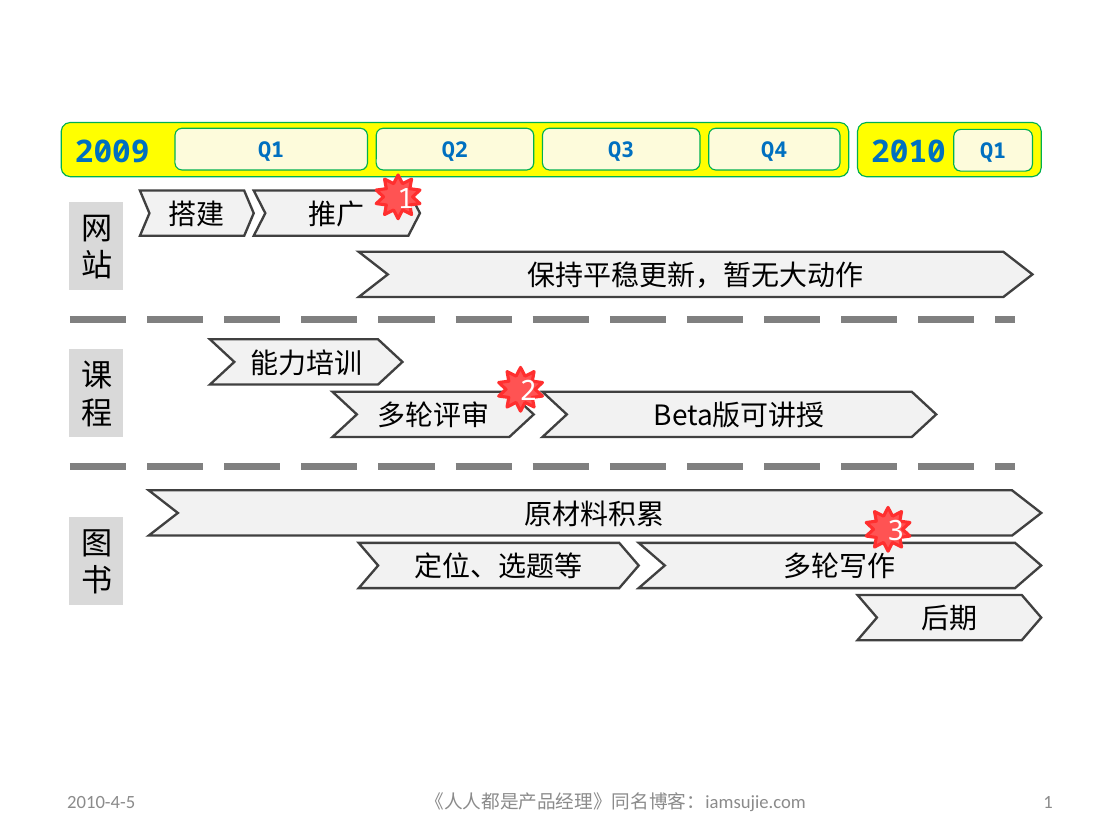
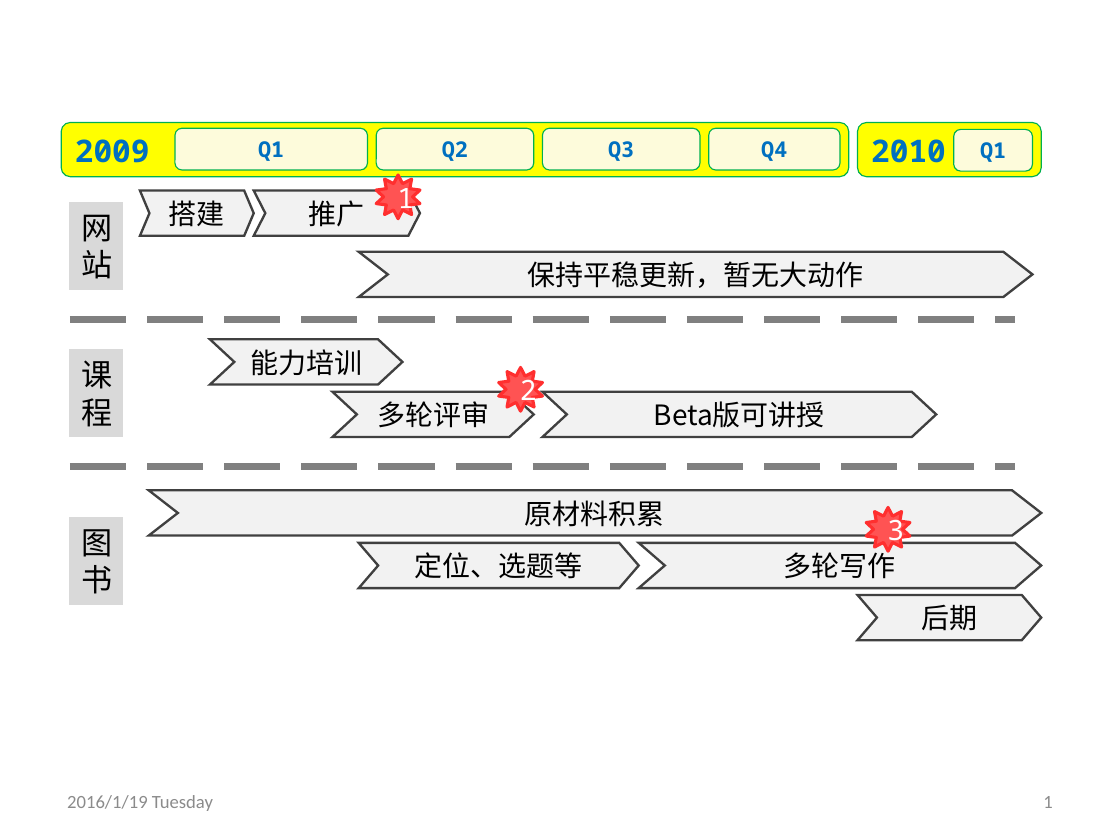
Before and after one commit to ishowman/book, a slide deck: slide 1 of PM/产品经理需求文档模版/产品经理的常用文档/201004 产品路标规划实例.pptx. Drawn at 1120x840 pixels with LibreOffice and Linux fonts; fonts in the diff are those of the drawing. Boxes give left, top, right and bottom in pixels: in the first picture for what was removed or moved away, otherwise in the second. Text is boxed around its words. In the diff, an @@ line names an element or a change of style, - is before the commit and + after.

```diff
--- a/PM/产品经理需求文档模版/产品经理的常用文档/201004 产品路标规划实例.pptx
+++ b/PM/产品经理需求文档模版/产品经理的常用文档/201004 产品路标规划实例.pptx
@@ text at [67, 795, 213, 811]: text changed @@
-2010-4-5
+2016/1/19 Tuesday
@@ text removed at [425, 792, 805, 811] @@
-《人人都是产品经理》同名博客：iamsujie.com
```
Also in this commit, not shown: 42 other files.
